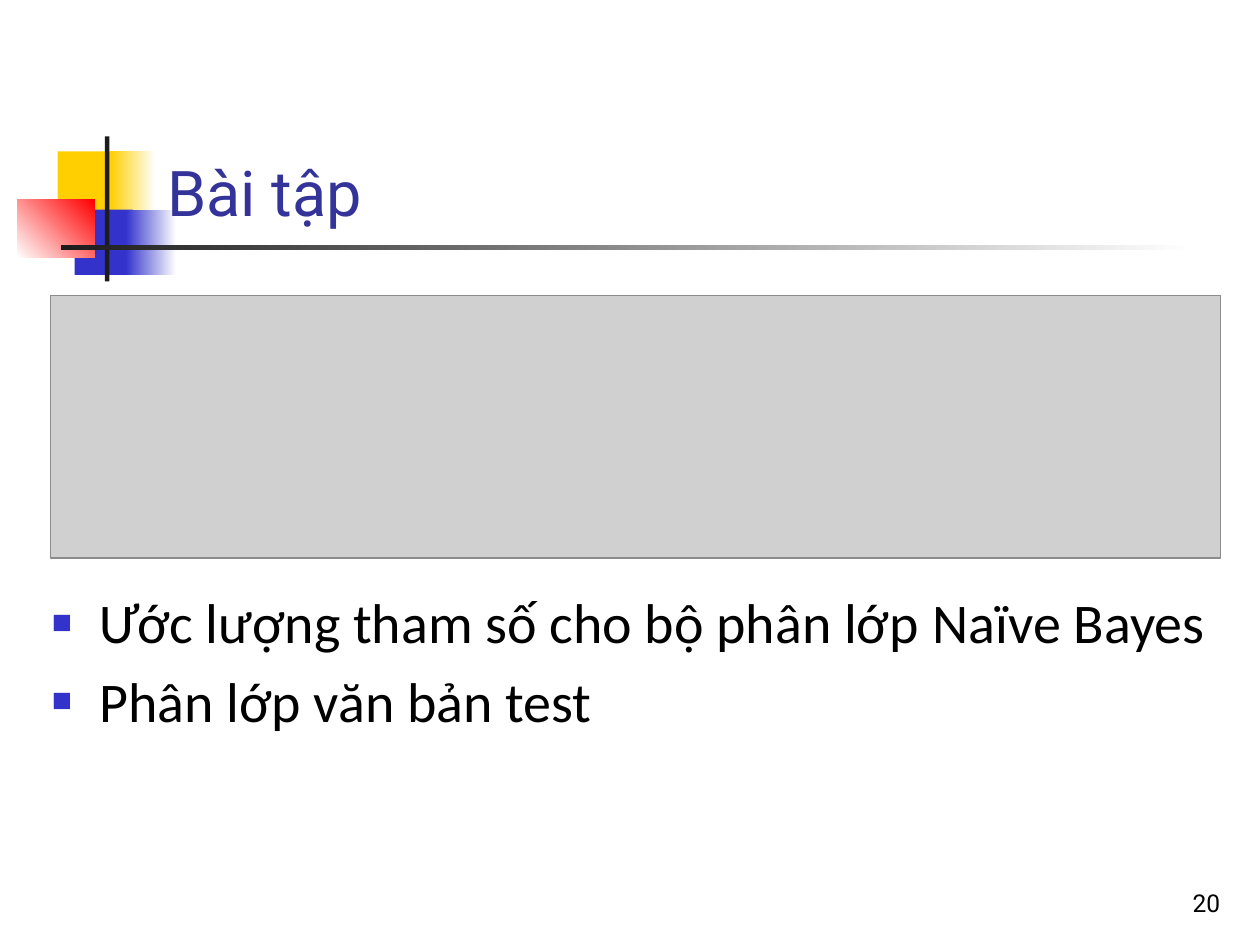
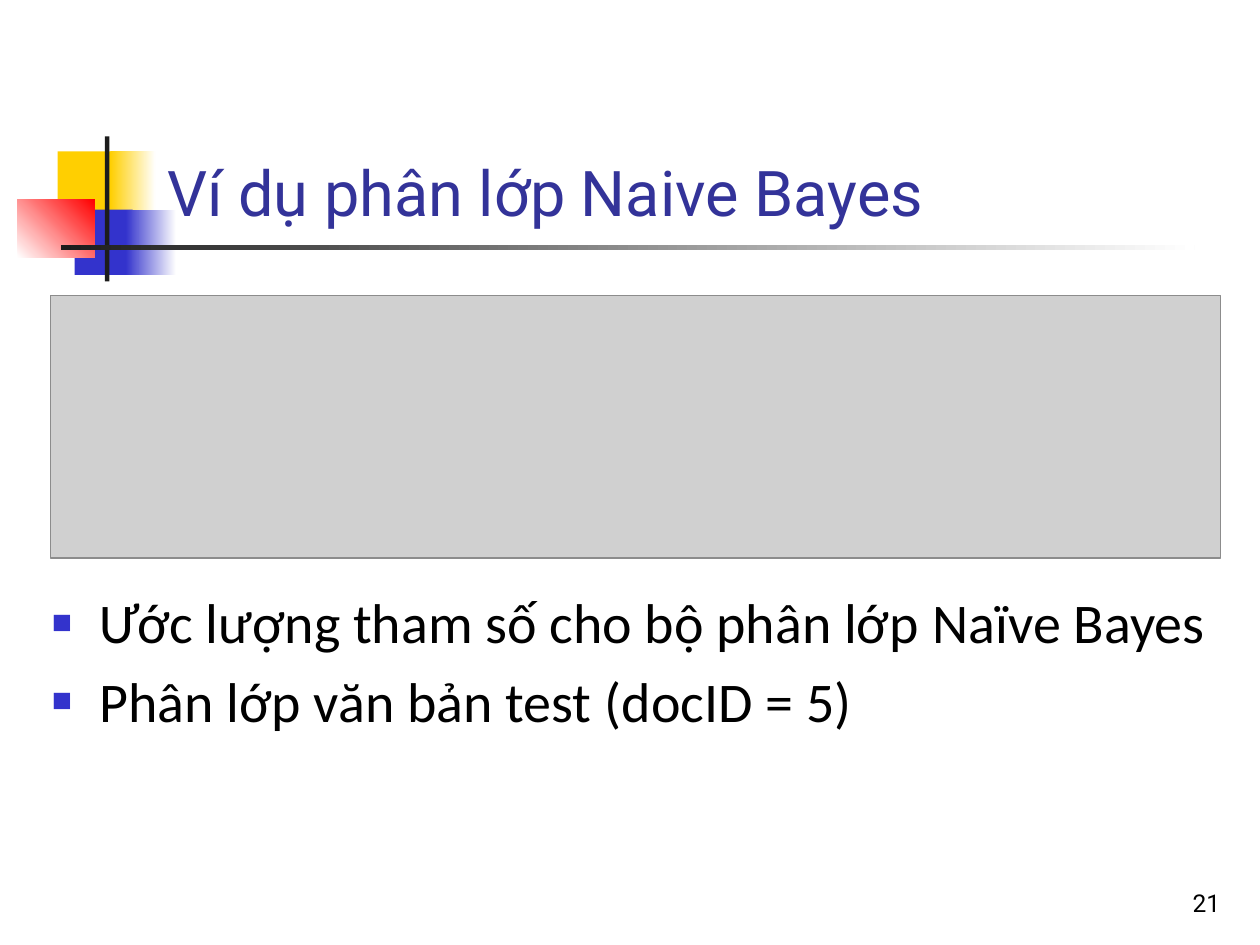
Before and after one commit to bangoc/IT4853, a slide deck: slide 21 of Bai 14 Phan lop van ban_p1.pptx (slide 20 before the commit). Drawn at 1260x945 pixels with LibreOffice and Linux fonts; fonts in the diff are those of the drawing; grey boxes stand for pictures. Boxes give left, top, right and bottom in pixels: in the first picture for what was removed or moved away, otherwise in the second. Text is boxed around its words. In the diff, an @@ line names an element or a change of style, - is before the commit and + after.

```diff
--- a/Bai 14 Phan lop van ban_p1.pptx
+++ b/Bai 14 Phan lop van ban_p1.pptx
@@ text at <box>167,168,923,230</box>: text changed @@
-Bài tập
+Ví dụ phân lớp Naive Bayes
@@ text at <box>99,681,851,731</box>: text changed @@
-■ Phân lớp văn bản test
+■ Phân lớp văn bản test (docID = 5)
@@ page number at <box>1193,894,1221,912</box>: text changed @@
-20
+21
```
Also in this commit, not shown: 1 other slide changed, 2 slides added, 1 other file.
